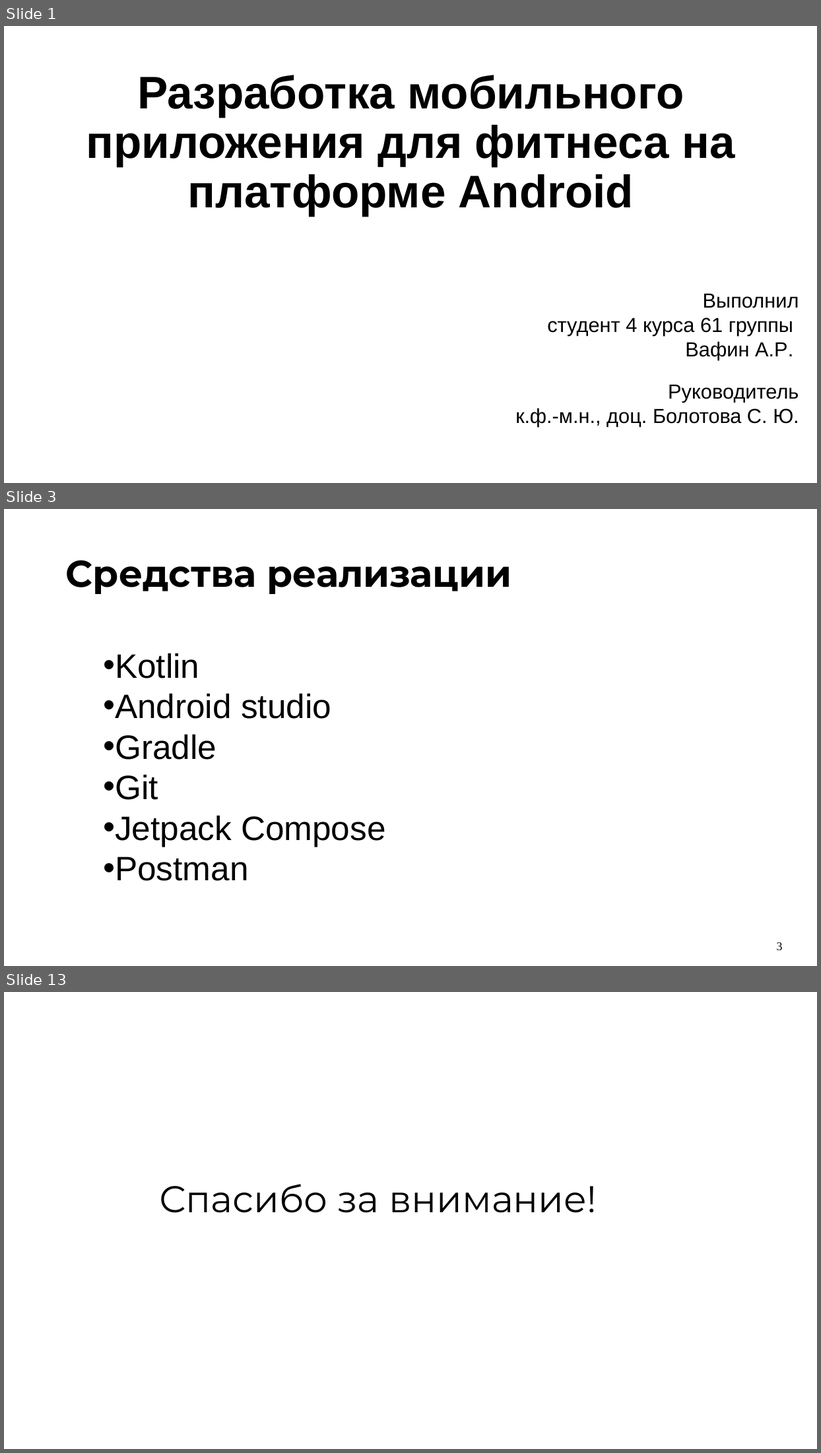
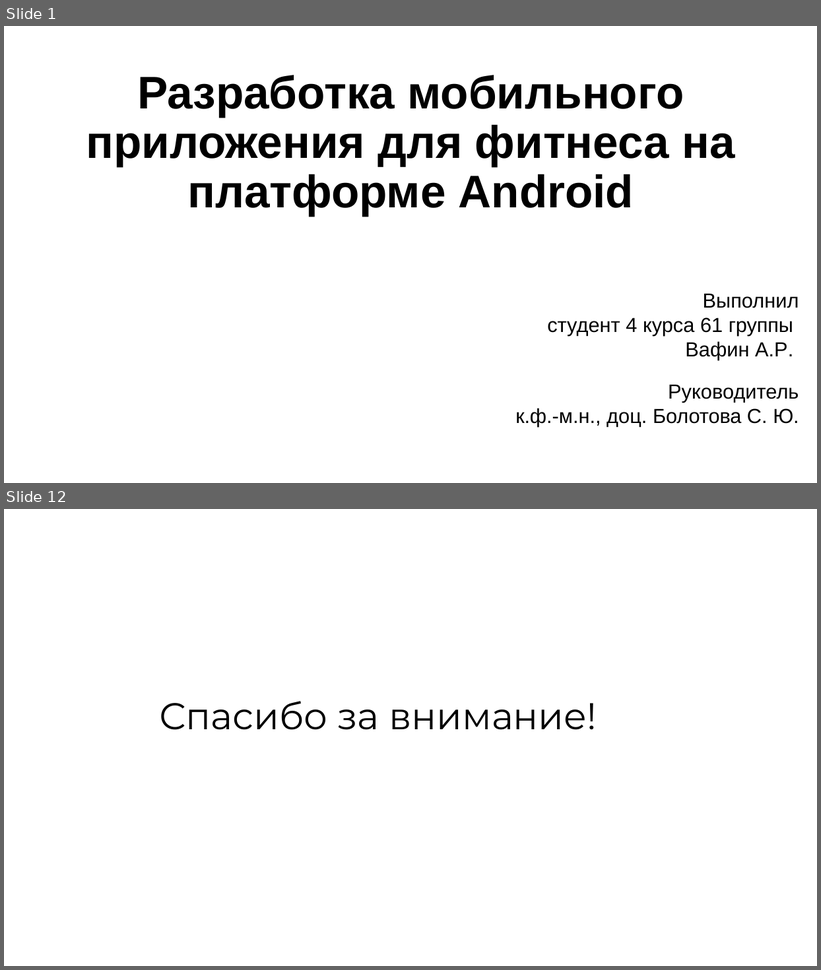
Before and after one commit to vafeenHub/VSU-scientific-activities_6-7-8-semester, a slide deck: src/works/diploma/presentation.odp. Shown one above the other, each under a label of ours: slides 1, 3 and 13 before the commit, slides 1 and 12 after it; the slides between them are not shown. The pictures are 821x1453 and 821x970 pixels, drawn with LibreOffice and Linux fonts; fonts in the diff are those of the drawing. Boxes give left, top, right and bottom in pixels: in the first picture for what was removed or moved away, otherwise in the second. Text is boxed around its words. In the diff, an @@ line names an element or a change of style, - is before the commit and + after.

```diff
--- a/src/works/diploma/presentation.odp
+++ b/src/works/diploma/presentation.odp
@@ slide 3 removed at box(4, 509, 817, 966), background #FFFFFF @@
@@ title removed at box(66, 560, 512, 594) @@
-Средства реализации
@@ text removed at box(103, 653, 386, 881) @@
-• Kotlin
-• Android studio
-• Gradle
-• Git
-• Jetpack Compose
-• Postman
@@ page number removed at box(777, 943, 783, 951) @@
-3
@@ what was slide 13 is now slide 12 @@
```
Also in this commit, not shown: 5 slides changed, 5 slides added, 5 other slides removed, 3 other files.
